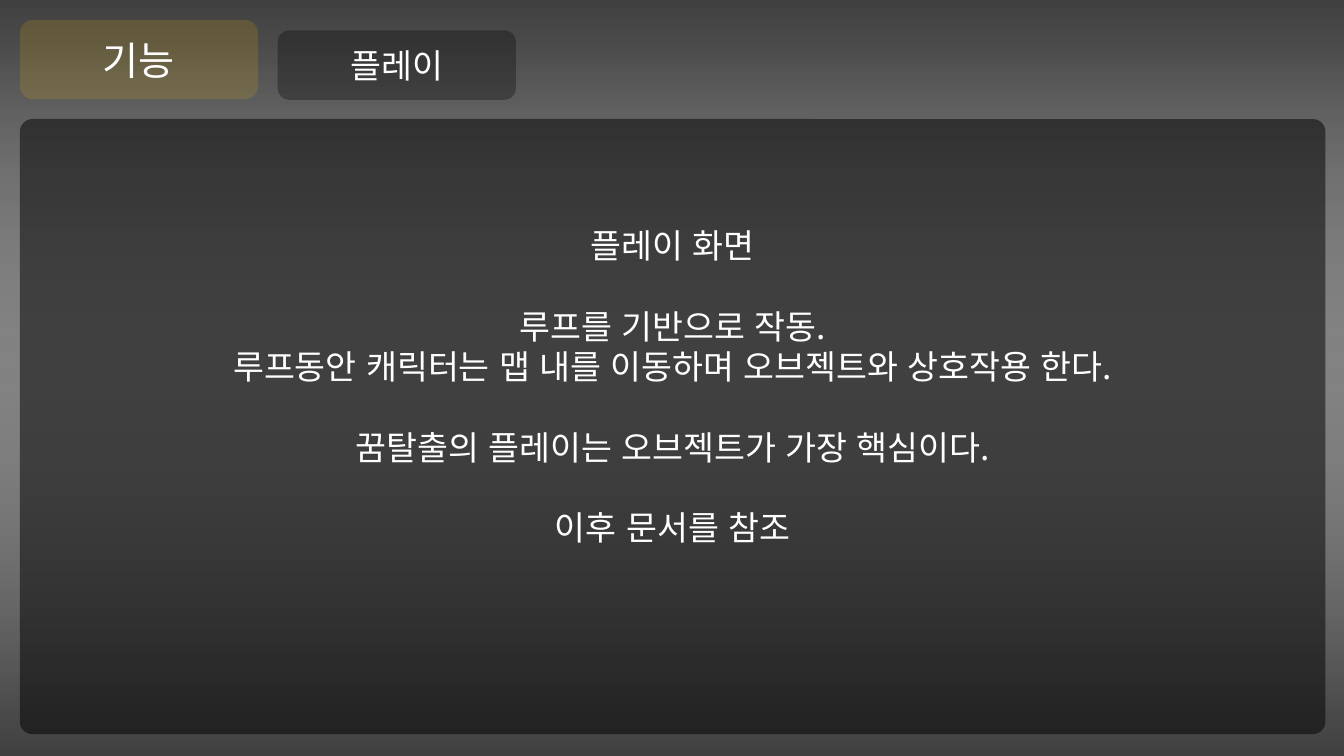
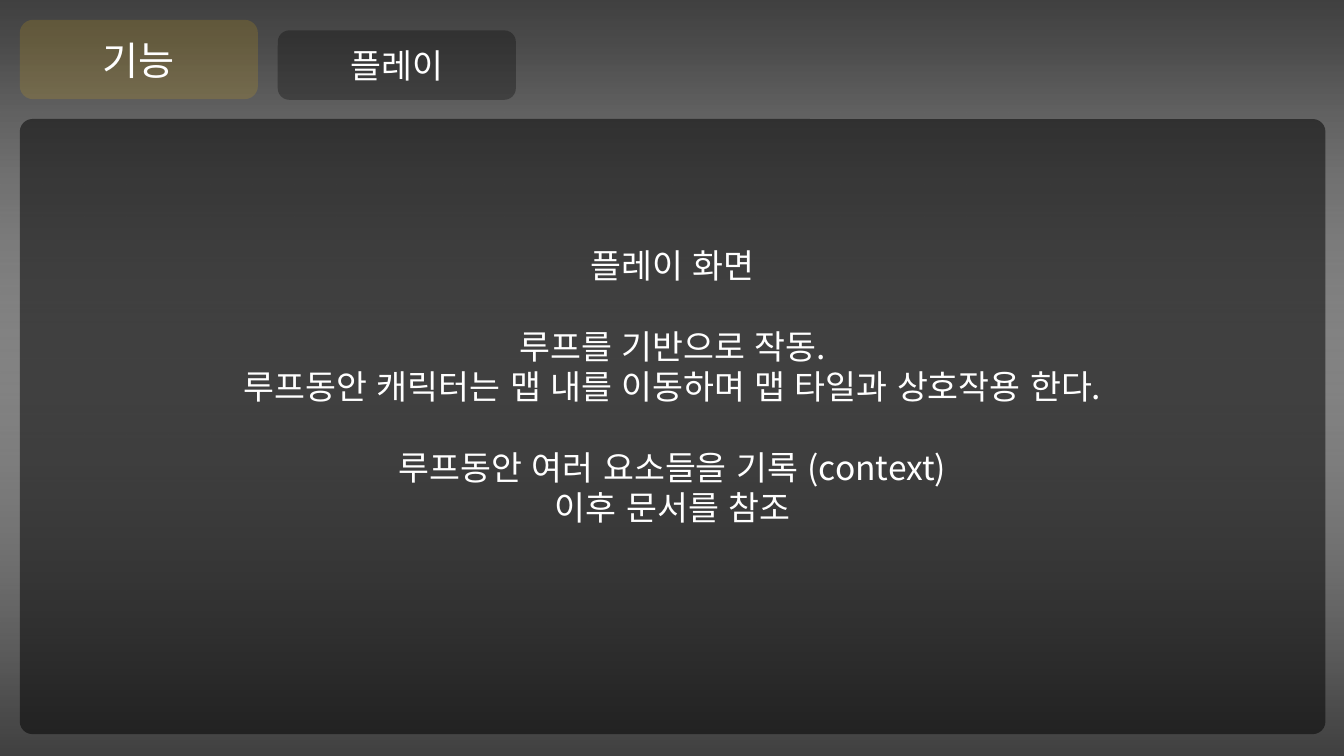
Before and after one commit to Niiok/inha_2021, a slide deck: slide 23 of May7ppt.pptm (slide 19 before the commit). Drawn at 1344x756 pixels with LibreOffice and Linux fonts; fonts in the diff are those of the drawing. Boxes give left, top, right and bottom in pixels: in the first picture for what was removed or moved away, otherwise in the second. Text is boxed around its words. In the diff, an @@ line names an element or a change of style, - is before the commit and + after.

```diff
--- a/May7ppt.pptm
+++ b/May7ppt.pptm
@@ text in rounded rectangle at [244, 371, 1101, 487]: text changed @@
-루프동안 캐릭터는 맵 내를 이동하며 오브젝트와 상호작용 한다.
-꿈탈출의 플레이는 오브젝트가 가장 핵심이다.
+루프동안 캐릭터는 맵 내를 이동하며 맵 타일과 상호작용 한다.
+루프동안 여러 요소들을 기록 (context)
```
Also in this commit, not shown: 15 other slides changed, 10 slides added, 3 other files.
